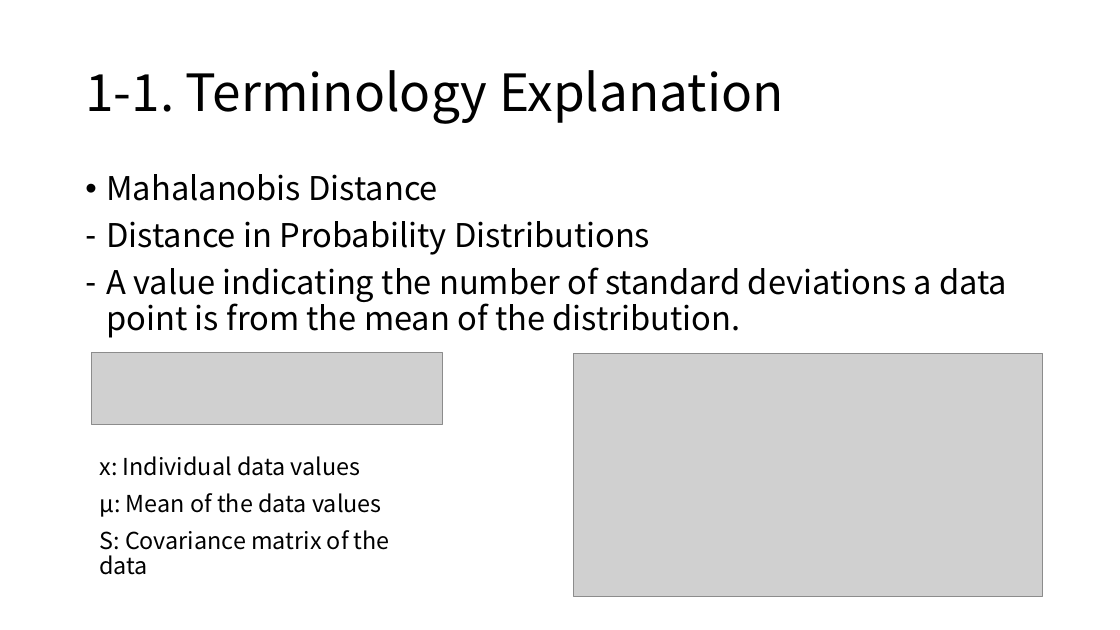
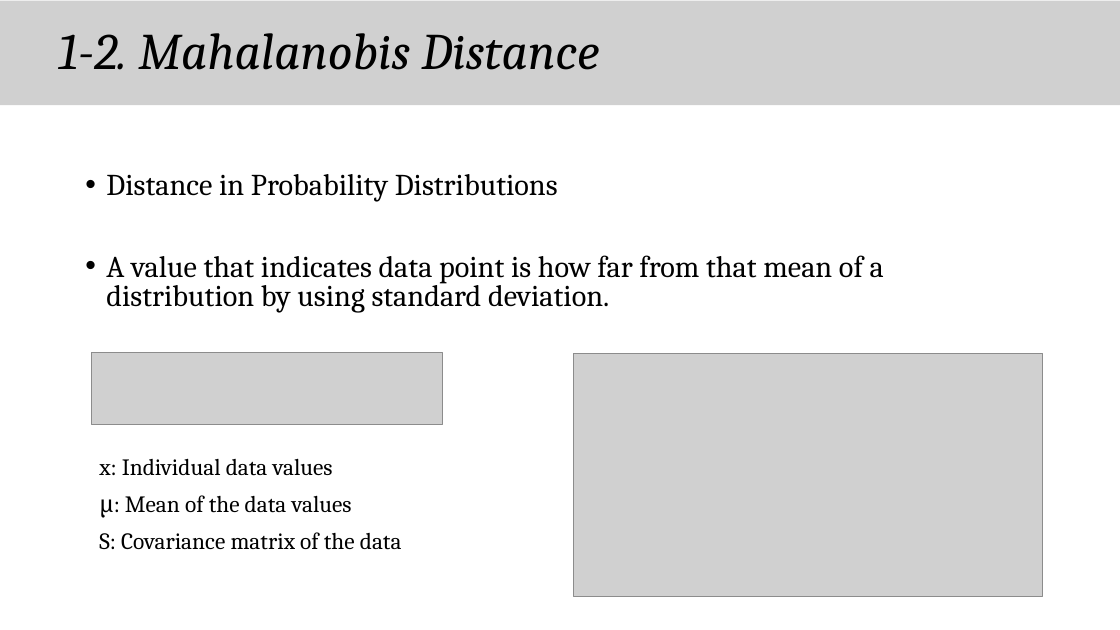
Before and after one commit to chroion/paper-review, a slide deck: slide 5 of Patch Distribution Modeling Framework for Anomaly Detection and Localization/Patch Distribution Modeling Framework for Anomaly Detection and Localization(eng).pptx (slide 4 before the commit). Drawn at 1120x630 pixels with LibreOffice and Linux fonts; fonts in the diff are those of the drawing; grey boxes stand for pictures. Boxes give left, top, right and bottom in pixels: in the first picture for what was removed or moved away, otherwise in the second. Text is boxed around its words. In the diff, an @@ line names an element or a change of style, - is before the commit and + after.

```diff
--- a/Patch Distribution Modeling Framework for Anomaly Detection and Localization/Patch Distribution Modeling Framework for Anomaly Detection and Localization(eng).pptx
+++ b/Patch Distribution Modeling Framework for Anomaly Detection and Localization/Patch Distribution Modeling Framework for Anomaly Detection and Localization(eng).pptx
@@ picture added at box(0, 1, 1120, 105) @@
@@ text added at box(58, 33, 600, 70), 44 pt, text #000000, italic @@
+1-2. Mahalanobis Distance
@@ title removed at box(85, 70, 784, 124) @@
-1-1. Terminology Explanation
@@ text at box(106, 174, 438, 201): paragraph removed @@
-• Mahalanobis Distance
@@ text at box(106, 174, 558, 202): size 28 to 25.9 pt, font Noto Sans CJK KR to Cambria in "Distance in Probability Distributions"; bullet - to •; line spacing 0.9 to 0.8 @@
@@ text at box(106, 255, 884, 313): text changed; size 28 to 25.9 pt; font Noto Sans CJK KR to Cambria @@
-– A value indicating the number of standard deviations a data point is from the mean of the distribution.
+• A value that indicates data point is how far from that mean of a distribution by using standard deviation.
@@ text "x: Individual data values" at box(99, 458, 402, 550): font Noto Sans CJK KR to Cambria @@
```
Also in this commit, not shown: 8 other slides changed, 3 slides added, 1 slide removed.
